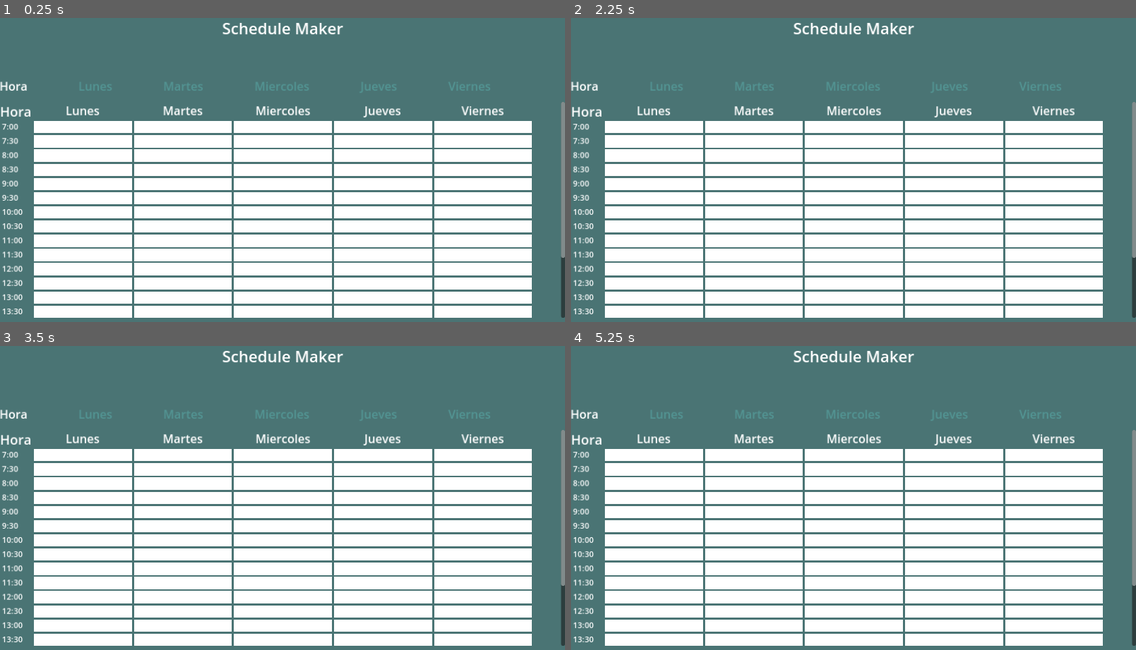
Above: before the commit, frames 1-4 (two rows, left to right).
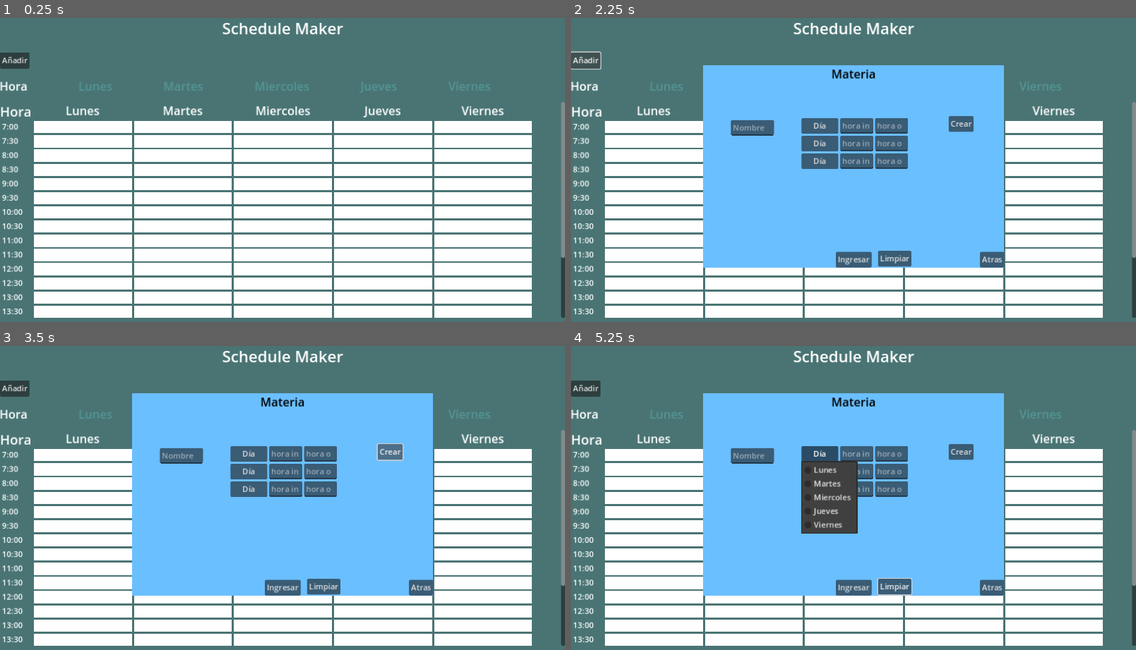
Above: after the commit, the same moments.

Repository: LIMUNQUE/Schedule
Game: Godot game, scene res://hub.tscn
Same seed, same stepped clock (60 frames per second), same inputs: the game is played once before the commit and once after it. The project has no main scene, so this scene is started directly.
Inputs (mouse positions are in pixels of both pictures, inside the frame that each line leads up to):
- Up to frame 1 (0.25 s): no input
- Up to frame 2 (2.25 s): click (587, 60) at 0.5 s, where only the run after the commit has a clickable "Añadir"; click (989, 258) at 1.25 s, where only the run after the commit has a clickable "Atras"; click (587, 60) at 2 s, where only the run after the commit has a clickable "Añadir"
- Up to frame 3 (3.5 s): click (389, 452) at 2.75 s, where only the run after the commit has a clickable "Crear"
- Up to frame 4 (5.25 s): click (853, 586) at 3.5 s, where only the run after the commit has a clickable "Ingresar"; click (893, 586) at 4.25 s, where only the run after the commit has a clickable "Limpiar"; click (819, 452) at 5 s, where only the run after the commit has a clickable "Día"

The runs differ from the first frame. In frame 1, 0.3% of the frame differs, in the area x 0-6%, y 11-17%; in frame 2, 35%; in frame 3, 35%; in frame 4, 35%, in the area x 0-77%, y 11-83%.
Error after the commit: Invalid operands 'Nil' and 'int' in operator '+'. (res://Scripts/hub.gd:39)

Commit message:
Menu Panel

Diff:
--- /dev/null
+++ b/Scripts/Container.gd
@@ -0,0 +1,22 @@
+extends HBoxContainer
+
+@onready var popupMenu = $MenuButton.get_popup()
+var index=null
+func _ready():
+	clean_all()
+	popupMenu.id_pressed.connect(item_pressed)
+
+func _process(delta):
+	pass
+
+func item_pressed(id):
+	$MenuButton.set_text(popupMenu.get_item_text(id))
+	index=id
+
+func clean_all():
+	$MenuButton.set_text("Día")
+	$horaIn.set_text("")
+	$horaOut.set_text("")
+
+func get_data():
+	return [index, $horaIn.get_text(), $horaOut.get_text()]
--- /dev/null
+++ b/Scripts/addMenu.gd
@@ -0,0 +1,26 @@
+extends ColorRect
+signal load_data
+func _ready():
+	print(get_tree().get_nodes_in_group("grupo1"))
+
+func _on_btn_atras_pressed():
+	_on_btn_limpiar_pressed()
+	set_visible(false)
+
+func _on_btn_limpiar_pressed():
+	for n in $VBox.get_children():
+		n.clean_all()
+
+func _on_btn_ingresar_pressed():
+	emit_signal("load_data")
+
+func _write_data():
+	var menu =[]
+	var diaIn = []
+	var diaOut = []
+	for n in $VBox.get_children():
+		var data = n.get_data()
+		menu.append(data[0])
+		diaIn.append(data[1])
+		diaOut.append(data[2])
+	return [menu, diaIn, diaOut]
--- a/Scripts/hub.gd
+++ b/Scripts/hub.gd
@@ -1,15 +1,17 @@
 extends CanvasLayer
 const border = 65
+const days =["Lunes","Martes","Miercoles","Jueves","Viernes"]
+var hours =[]
+
 func _ready():
 	fillNames()
+	var emitter = get_node("AddMenu")
+	emitter.load_data.connect(load)
 
 func _process(delta):
 	pass
 
 func fillNames():
-	const days =["Lunes","Martes","Miercoles","Jueves","Viernes"]
-	var hours =[]
-
 	for i in range(7,17,1):
 		hours.append(str(i)+":00")
 		hours.append(str(i)+":30")
@@ -25,3 +27,13 @@
 		data.set_text(hours[n])
 		data.set_position(element.position-Vector2(border,0))
 		element.add_child(data)
+
+func _on_btn_añadir_pressed():
+	$AddMenu.set_visible(true)
+
+func load():
+	var info = $AddMenu._write_data()
+	var dia = info[0]
+	const a = Color(1,1,1,1)
+	$AddMenu._on_btn_limpiar_pressed()
+	$Scroll/Weeks.get_child(dia[0]+1).chooseCel(1, a, "prueba")
--- /dev/null
+++ b/addMenu.tscn
@@ -0,0 +1,131 @@
+[gd_scene load_steps=3 format=3 uid="uid://bt2gw1crlb22x"]
+
+[ext_resource type="Script" path="res://Scripts/addMenu.gd" id="1_k4fiu"]
+[ext_resource type="PackedScene" uid="uid://t8j0d8pfopu7" path="res://container.tscn" id="2_6xuio"]
+
+[node name="addMenu" type="ColorRect"]
+custom_minimum_size = Vector2(613, 413)
+anchors_preset = 15
+anchor_right = 1.0
+anchor_bottom = 1.0
+offset_right = -539.0
+offset_bottom = -235.0
+grow_horizontal = 2
+grow_vertical = 2
+size_flags_horizontal = 4
+size_flags_vertical = 4
+color = Color(0.415686, 0.74902, 1, 1)
+script = ExtResource("1_k4fiu")
+
+[node name="Label" type="Label" parent="."]
+layout_mode = 1
+anchors_preset = 5
+anchor_left = 0.5
+anchor_right = 0.5
+offset_left = -45.0
+offset_right = 45.0
+offset_bottom = 37.0
+grow_horizontal = 2
+theme_override_colors/font_color = Color(0, 0, 0, 1)
+theme_override_font_sizes/font_size = 24
+text = "Materia"
+
+[node name="btnAtras" type="Button" parent="."]
+layout_mode = 1
+anchors_preset = 3
+anchor_left = 1.0
+anchor_top = 1.0
+anchor_right = 1.0
+anchor_bottom = 1.0
+offset_left = -49.0
+offset_top = -31.0
+grow_horizontal = 0
+grow_vertical = 0
+text = "Atras"
+
+[node name="Nombre" type="LineEdit" parent="."]
+layout_mode = 1
+anchors_preset = 8
+anchor_left = 0.5
+anchor_top = 0.5
+anchor_right = 0.5
+anchor_bottom = 0.5
+offset_left = -250.5
+offset_top = -94.5
+offset_right = -162.5
+offset_bottom = -63.5
+grow_horizontal = 2
+grow_vertical = 2
+placeholder_text = "Nombre"
+
+[node name="Crear" type="Button" parent="."]
+layout_mode = 1
+anchors_preset = 3
+anchor_left = 1.0
+anchor_top = 1.0
+anchor_right = 1.0
+anchor_bottom = 1.0
+offset_left = -111.0
+offset_top = -308.0
+offset_right = -62.0
+offset_bottom = -277.0
+grow_horizontal = 0
+grow_vertical = 0
+text = "Crear"
+
+[node name="btnIngresar" type="Button" parent="."]
+layout_mode = 1
+anchors_preset = 7
+anchor_left = 0.5
+anchor_top = 1.0
+anchor_right = 0.5
+anchor_bottom = 1.0
+offset_left = -24.5
+offset_top = -31.0
+offset_right = 24.5
+grow_horizontal = 2
+grow_vertical = 0
+text = "Ingresar
+"
+
+[node name="btnLimpiar" type="Button" parent="."]
+layout_mode = 1
+anchors_preset = 3
+anchor_left = 1.0
+anchor_top = 1.0
+anchor_right = 1.0
+anchor_bottom = 1.0
+offset_left = -257.0
+offset_top = -33.0
+offset_right = -189.0
+offset_bottom = -2.0
+grow_horizontal = 0
+grow_vertical = 0
+text = "Limpiar"
+
+[node name="VBox" type="VBoxContainer" parent="."]
+layout_mode = 1
+anchors_preset = 8
+anchor_left = 0.5
+anchor_top = 0.5
+anchor_right = 0.5
+anchor_bottom = 0.5
+offset_left = -106.5
+offset_top = -97.5
+offset_right = 110.5
+offset_bottom = 3.5
+grow_horizontal = 2
+grow_vertical = 2
+
+[node name="Container" parent="VBox" groups=["grupo1"] instance=ExtResource("2_6xuio")]
+layout_mode = 2
+
+[node name="Container2" parent="VBox" groups=["grupo1"] instance=ExtResource("2_6xuio")]
+layout_mode = 2
+
+[node name="Container3" parent="VBox" groups=["grupo1"] instance=ExtResource("2_6xuio")]
+layout_mode = 2
+
+[connection signal="pressed" from="btnAtras" to="." method="_on_btn_atras_pressed"]
+[connection signal="pressed" from="btnIngresar" to="." method="_on_btn_ingresar_pressed"]
+[connection signal="pressed" from="btnLimpiar" to="." method="_on_btn_limpiar_pressed"]
--- /dev/null
+++ b/container.tscn
@@ -0,0 +1,49 @@
+[gd_scene load_steps=2 format=3 uid="uid://t8j0d8pfopu7"]
+
+[ext_resource type="Script" path="res://Scripts/Container.gd" id="1_wl8g6"]
+
+[node name="Container" type="HBoxContainer"]
+anchors_preset = 8
+anchor_left = 0.5
+anchor_top = 0.5
+anchor_right = 0.5
+anchor_bottom = 0.5
+offset_left = -112.5
+offset_top = -101.5
+offset_right = 108.5
+offset_bottom = -60.5
+grow_horizontal = 2
+grow_vertical = 2
+script = ExtResource("1_wl8g6")
+
+[node name="MenuButton" type="MenuButton" parent="."]
+custom_minimum_size = Vector2(75, 0)
+layout_mode = 2
+text = "Dia"
+flat = false
+clip_text = true
+switch_on_hover = true
+item_count = 5
+popup/item_0/text = "Lunes"
+popup/item_0/checkable = 2
+popup/item_0/id = 0
+popup/item_1/text = "Martes"
+popup/item_1/checkable = 2
+popup/item_1/id = 1
+popup/item_2/text = "Miercoles"
+popup/item_2/checkable = 2
+popup/item_2/id = 2
+popup/item_3/text = "Jueves"
+popup/item_3/checkable = 2
+popup/item_3/id = 3
+popup/item_4/text = "Viernes"
+popup/item_4/checkable = 2
+popup/item_4/id = 4
+
+[node name="horaIn" type="LineEdit" parent="."]
+layout_mode = 2
+placeholder_text = "hora input"
+
+[node name="horaOut" type="LineEdit" parent="."]
+layout_mode = 2
+placeholder_text = "hora out"
--- a/hub.tscn
+++ b/hub.tscn
@@ -1,7 +1,8 @@
-[gd_scene load_steps=3 format=3 uid="uid://dgmqhx3hv2rw7"]
+[gd_scene load_steps=4 format=3 uid="uid://dgmqhx3hv2rw7"]
 
 [ext_resource type="PackedScene" uid="uid://b2s8v4l3q5wk5" path="res://Columns.tscn" id="1_hpg30"]
 [ext_resource type="Script" path="res://Scripts/hub.gd" id="1_hsju6"]
+[ext_resource type="PackedScene" uid="uid://bt2gw1crlb22x" path="res://addMenu.tscn" id="3_bsmpp"]
 
 [node name="HUB" type="CanvasLayer"]
 script = ExtResource("1_hsju6")
@@ -119,3 +120,23 @@
 theme_override_font_sizes/font_size = 24
 text = "Viernes"
 vertical_alignment = 3
+
+[node name="btnAñadir" type="Button" parent="."]
+offset_top = 92.0
+offset_right = 60.0
+offset_bottom = 125.0
+text = "Añadir"
+
+[node name="AddMenu" parent="." instance=ExtResource("3_bsmpp")]
+visible = false
+anchors_preset = 8
+anchor_left = 0.5
+anchor_top = 0.5
+anchor_right = 0.5
+anchor_bottom = 0.5
+offset_left = -306.5
+offset_top = -206.5
+offset_right = 306.5
+offset_bottom = 206.5
+
+[connection signal="pressed" from="btnAñadir" to="." method="_on_btn_añadir_pressed"]
Not shown, added: addD372.tmp
